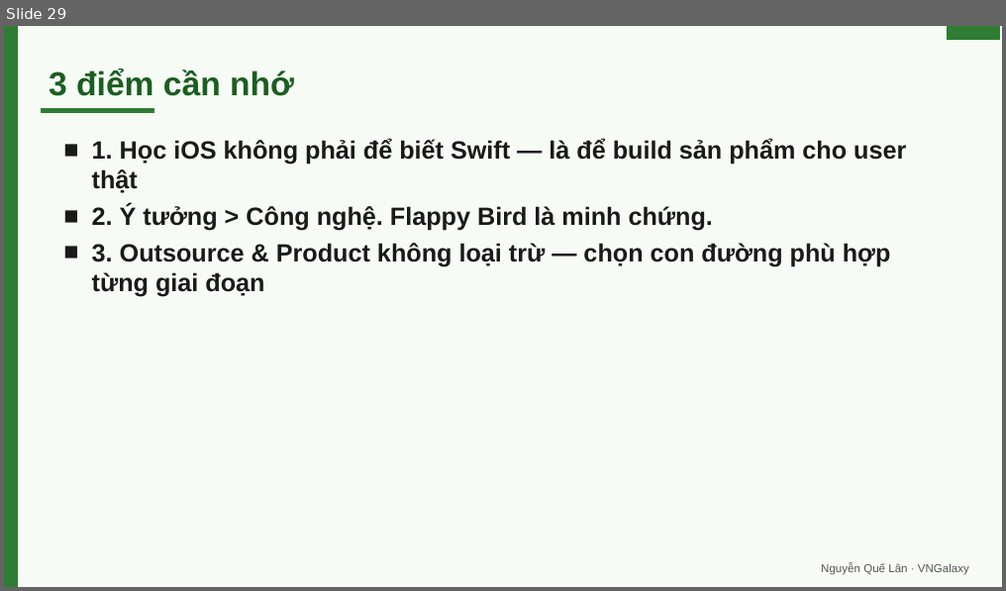
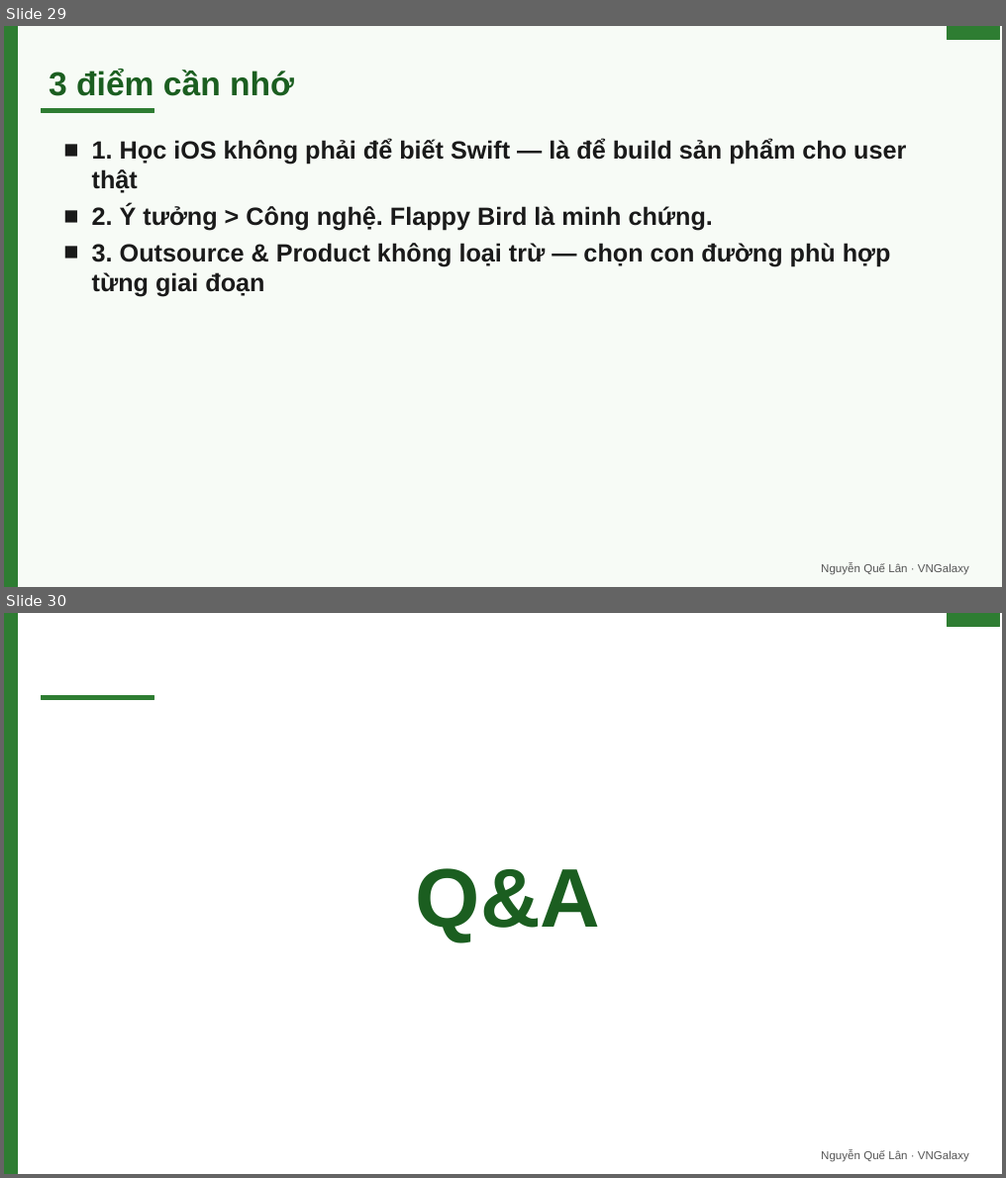
Before and after one commit to lantuyan/vku-semini-01, a slide deck: seminar-ios-vku-ca2.pptx. Shown one above the other, each under a label of ours: slide 29 before the commit, slides 29 and 30 after it. The pictures are 1006x591 and 1006x1178 pixels, drawn with LibreOffice and Linux fonts; fonts in the diff are those of the drawing. Boxes give left, top, right and bottom in pixels: in the first picture for what was removed or moved away, otherwise in the second. Text is boxed around its words. In the diff, an @@ line names an element or a change of style, - is before the commit and + after.

```diff
--- a/seminar-ios-vku-ca2.pptx
+++ b/seminar-ios-vku-ca2.pptx
@@ slide 30 added at [4,613,1002,1174], background #FFFFFF @@
@@ rectangle added at [4,613,18,1174], fill #2E7D32, outline #2E7D32 1 pt @@
@@ rectangle added at [947,613,1000,627], fill #2E7D32, outline #2E7D32 1 pt @@
@@ rectangle added at [42,695,153,700], fill #2E7D32, outline #2E7D32 1 pt @@
@@ text added at [416,868,601,942], 80 pt, text #1B5E20, bold @@
+Q&A
@@ text added at [821,1151,969,1162], 11 pt, text #555555 @@
+Nguyễn Quế Lân · VNGalaxy
```
Also in this commit, not shown: 1 other slide added, 24 other files.
